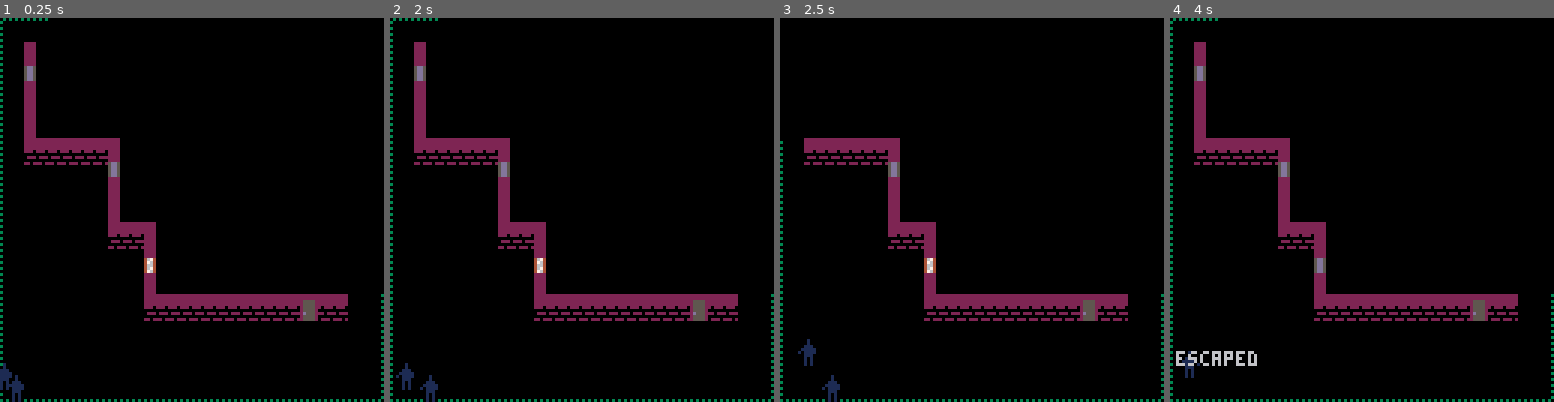
Above: before the commit, frames 1-4 (left to right).
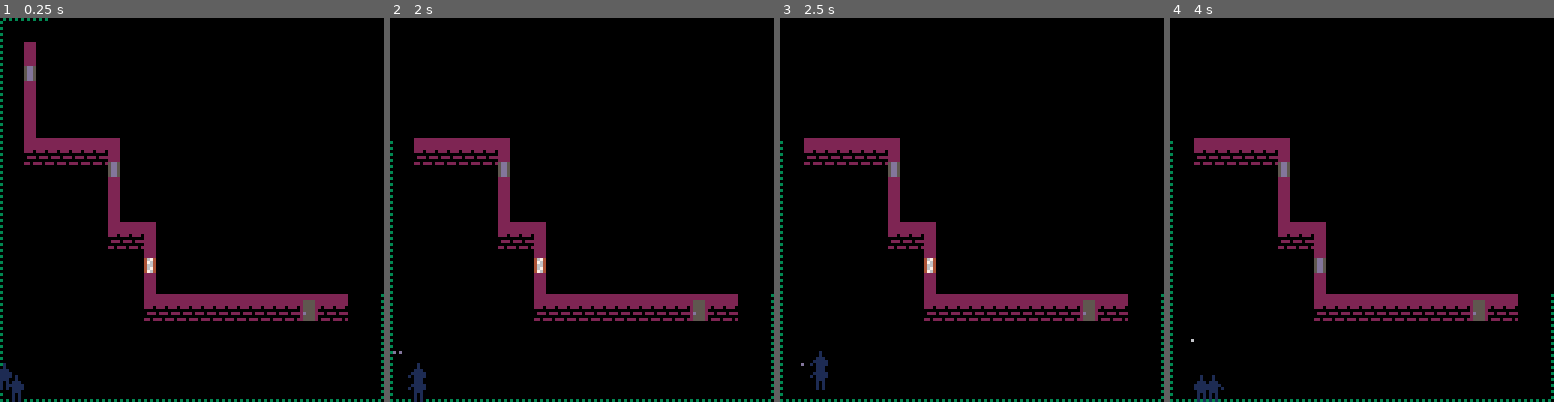
Above: after the commit, the same moments.

Repository: ironchestgames/pico-8-carts
Game: PICO-8 cartridge stealth.p8
Same seed, same stepped clock (60 frames per second), same inputs: the game is played once before the commit and once after it.
Inputs:
- Up to frame 1 (0.25 s): no input
- Up to frame 2 (2 s): tap X (X key) at 0.33, 1.07, 1.85 s; tap O (Z key) at 0.7, 1.7 s; hold Right from 1.6 s (still down)
- Up to frame 3 (2.5 s): release Right at 2.1 s; tap O (Z key) at 2.1 s; hold Up 2.15-2.42 s; hold Right from 2.47 s (still down)
- Up to frame 4 (4 s): tap O (Z key) every 0.4 s from 2.5 to 3.7 s; tap X (X key) at 2.97 s; release Right at 3.03 s; hold Left 3.08-3.58 s; hold Down 3.63-3.97 s

Frame 1 is identical in both runs. In frame 2, 1.4% of the frame differs, in the area x 0-13%, y 0-100%; in frame 3, 0.5%; in frame 4, 1.8%, in the area x 0-23%, y 0-100%.

Commit message:
stealth - fix message bug

Diff:
--- a/stealth.p8
+++ b/stealth.p8
@@ -252,7 +252,7 @@
    playerinventory[#playerinventory+1]=_o.loot -- no value, it's information
   end
  end
- add(msgs,{x=_p.x,y=_p.y-1,s=_m,t=3})
+ add(msgs,{x=_p.x,y=_p.y-1,s=_m,t=40})
  _o.loot=nil
 end
 
@@ -283,11 +283,11 @@
   policet=120
   local _i=0
   for _g in all(guards) do
-   add(msgs,{x=_g.x,y=_g.y,s=_m,t=4,delay=_i,colset=2})
+   add(msgs,{x=_g.x,y=_g.y,s=_m,delay=_i*15,colset=2})
    _i+=1
    _g.state='patrolling'
   end
-  add(msgs,{x=_x,y=_y,s=_m,t=4,colset=2})
+  add(msgs,{x=_x,y=_y,s=_m,colset=2})
  end
 end
 
@@ -1123,8 +1123,11 @@
  for _p in all(players) do
 
   -- switch player control
-  if btnp(4) or btnp(5) then
+  if btnp(4) then
    _p.i=_p.i^^1
+  end
+  if (btnp(4) or btnp(5)) and _p.i == 0 then
+   add(msgs,{x=_p.x,y=_p.y,s='.',t=15})
   end
 
   -- input
@@ -1155,7 +1158,7 @@
    if _nextx > 31 or _nextx < 0 or _nexty > 31 or _nexty < 0 then
     add(escapedplayers,_p)
     del(players,_p)
-    add(msgs,{x=_p.x,y=_p.y,s='escaped',t=2})
+    add(msgs,{x=_p.x,y=_p.y,s='escaped',t=30})
    else
 
     local _ni=_nexty*32+_nextx
@@ -1218,8 +1221,8 @@
    local _dy=_p.y-_g.y
    if (_p.state != 'hiding' or light[_p.y*32+_p.x] == 1) and _p.state != 'caught' and abs(_dx) <= 1 and abs(_dy) <= 1 then
     _p.state='caught'
+    setalertlvl2('suspect caught!',_g.x,_g.y)
     _g.state='holding'
-    add(msgs,{x=_g.x,y=_g.y,s='suspect caught!',t=4,colset=2})
    end
   end
 
@@ -1234,7 +1237,7 @@
   --    _g.state='listening'
   --    _g.state_c=7
   --    _g.state_c2=3
-  --    add(msgs,{x=_g.x,y=_g.y,s='?',t=4})
+  --    add(msgs,{x=_g.x,y=_g.y,s='?'})
   --   end
   --  end
   -- end
@@ -1314,21 +1317,6 @@
    end
   end
 
-  -- update messages
-  for _m in all(msgs) do
-   if _m.delay then
-    _m.delay-=1
-    if _m.delay < 0 then
-     _m.delay=nil
-    end
-   else
-    _m.t-=1
-    if _m.t <= 0 then
-     del(msgs,_m)
-    end
-   end
-  end
-
   -- set new tick
   if alertlvl == 2 and policet > 0 then
    policet-=1
@@ -1347,6 +1335,24 @@
    end
   end
   tick=alertlvls[alertlvl]
+ end
+
+ -- update messages
+ for _m in all(msgs) do
+  if not _m.t then
+   _m.t=90
+  end
+  if _m.delay then
+   _m.delay-=1
+   if _m.delay < 0 then
+    _m.delay=nil
+   end
+  else
+   _m.t-=1
+   if _m.t <= 0 then
+    del(msgs,_m)
+   end
+  end
  end
 
  -- clear light
